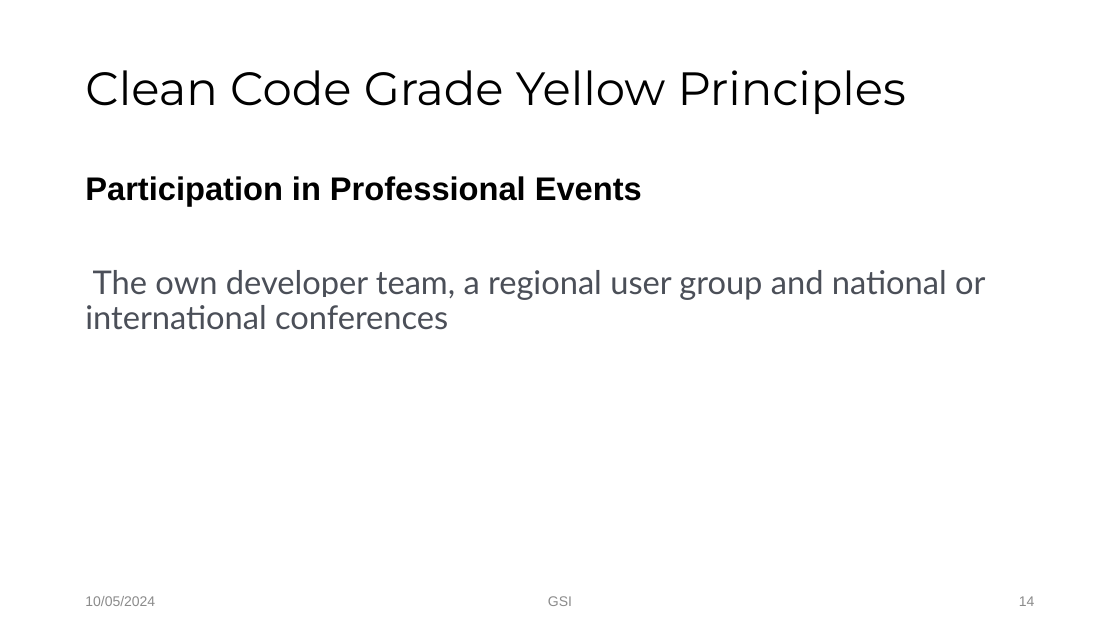
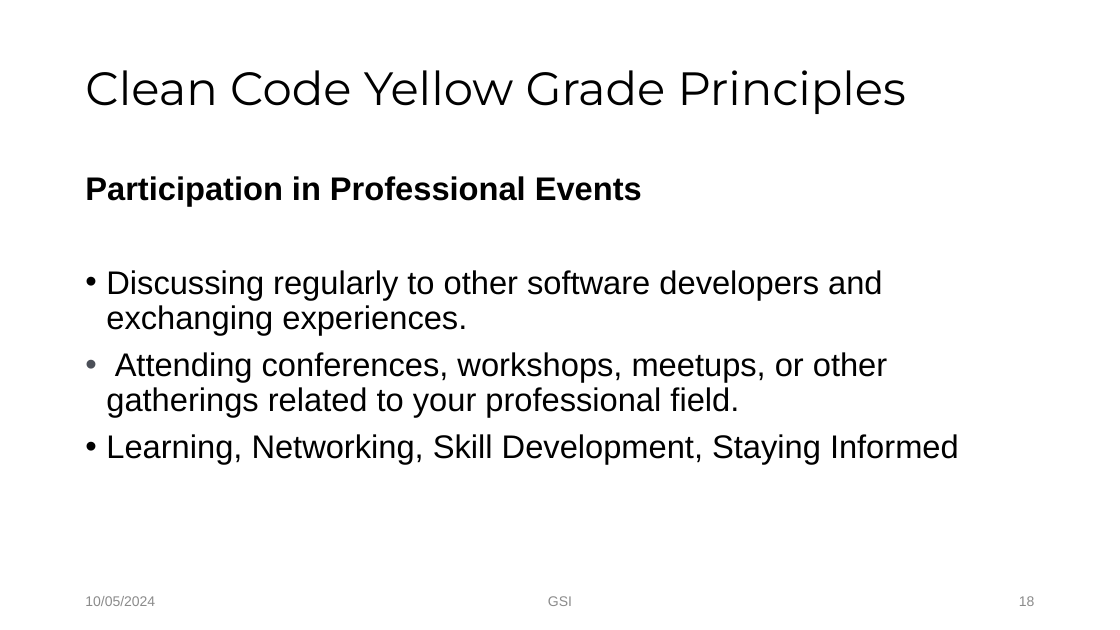
Before and after one commit to Tuyen92/my_bag, a slide deck: slide 18 of yellow.pptx (slide 14 before the commit). Drawn at 1120x630 pixels with LibreOffice and Linux fonts; fonts in the diff are those of the drawing; background and template pictures are left out. Boxes give left, top, right and bottom in pixels: in the first picture for what was removed or moved away, otherwise in the second. Text is boxed around its words. In the diff, an @@ line names an element or a change of style, - is before the commit and + after.

Commit message:
pp yellow

```diff
--- a/yellow.pptx
+++ b/yellow.pptx
@@ title at [85, 70, 906, 114]: text changed @@
-Clean Code Grade Yellow Principles
+Clean Code Yellow Grade Principles
@@ text at [106, 270, 959, 464]: text changed; font Lato to Arial; text colour #4B4F58 to #000000 @@
-The own developer team, a regional user group and national or international conferences
+• Discussing regularly to other software developers and exchanging experiences.
+• Attending conferences, workshops, meetups, or other gatherings related to your professional field.
+• Learning, Networking, Skill Development, Staying Informed
@@ page number at [1019, 596, 1035, 606]: text changed @@
-14
+18
```
Also in this commit, not shown: 12 other slides changed, 4 slides added.
